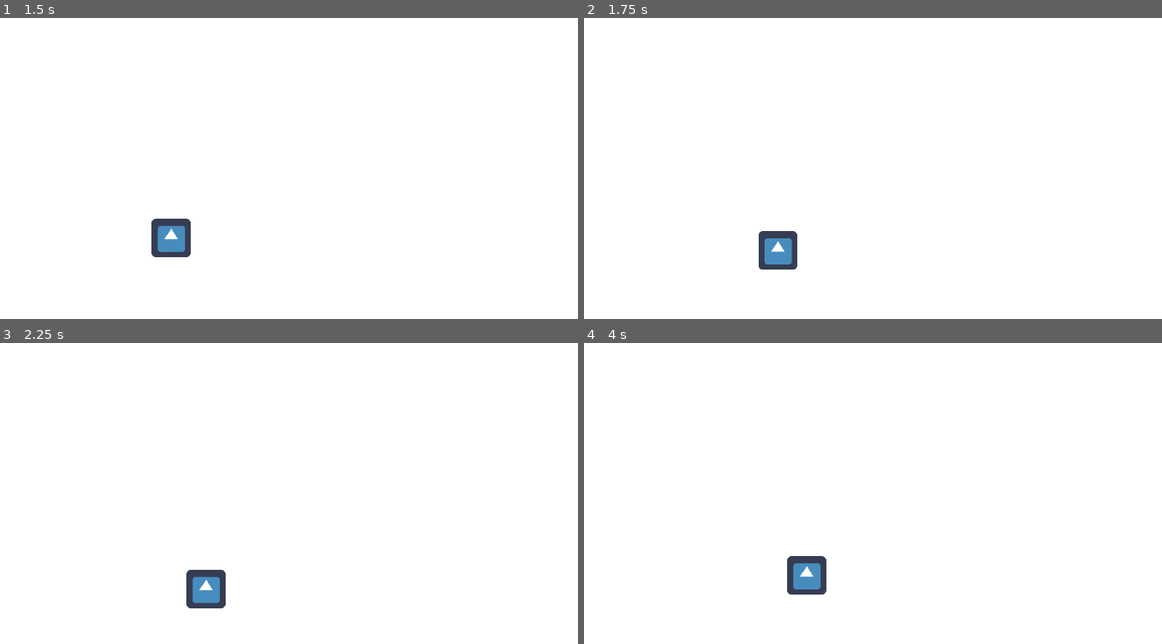
Above: before the commit, frames 1-4 (two rows, left to right).
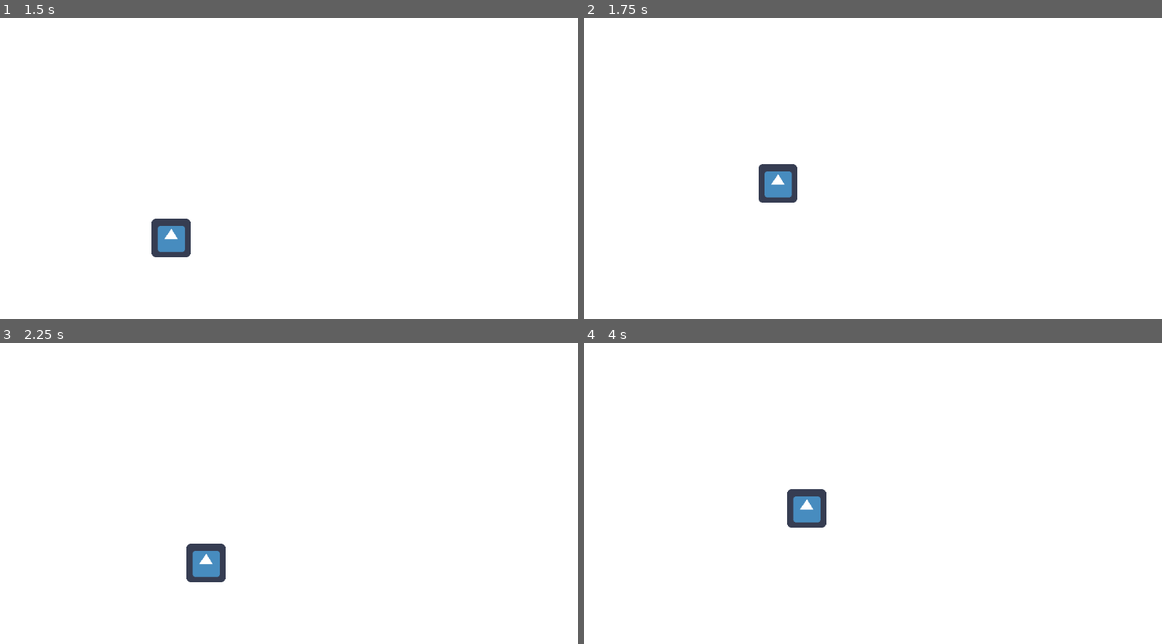
Above: after the commit, the same moments.

Repository: neverix/axolotl-galaxy
Game: Godot game, scene res://scenes/menu.tscn
The game is run twice, just before and just after one commit, with the same random seed, the same clock (stepped at 60 frames per second) and the same inputs. The engine's default icon, where the game draws it, is replaced by a stand-in: a white triangle on a blue panel in a dark square.
Inputs:
- Up to frame 1 (1.5 s): click "play" at 0.5 s; tap Enter at 1.25 s; hold D (right) from 1.28 s (still down); tap Space (jump) at 1.35 s
- Up to frame 2 (1.75 s): keep holding D (right); tap Space (jump) at 1.52 s
- Up to frame 3 (2.25 s): tap Space (jump) at 1.82, 2.1 s; release D (right) at 2.03 s; hold A (left) from 2.03 s (still down)
- Up to frame 4 (4 s): tap Space (jump) at 2.27, 2.57, 2.85, 3.6, 3.77 s; release A (left) at 2.78 s; hold D (right) 2.78-3.53 s; hold Shift (acceleration) from 3.53 s (still down)

Frame 1 is identical in both runs. In frame 2, 1.6% of the frame differs, in the area x 30-37%, y 48-84%; in frame 3, 1.3%; in frame 4, 1.7%, in the area x 35-42%, y 48-84%.

Commit message:
добавил двойные прыжки

Diff:
--- a/scripts/player.gd
+++ b/scripts/player.gd
@@ -12,6 +12,8 @@
 var can_jump = false
 var jump_time = 0.0
 export var max_jump_time = 1.0
+export var air_jumps = 1
+var air_jumps_left = air_jumps
 
 var jumping = false
 var left = false
@@ -43,10 +45,12 @@
 			velocity += gravity_acceleration
 		on_ground = false
 	if jumping:
-		if on_ground:
+		if just_jumped and (on_ground or air_jumps_left > 0):
+			air_jumps_left -= 1
+			if on_ground:
+				air_jumps_left = air_jumps
 			can_jump = true
-			if just_jumped:
-				jump ()
+			jump()
 		if can_jump:
 			jump_time += delta
 		if jump_time > max_jump_time:
@@ -67,7 +71,7 @@
 
 	if not on_ground:
 		pass # $AnimatedSprite.animation = "jump"
-	elif Input.is_action_pressed ("right") or Input.is_action_pressed ("left"):
+	elif right or left:
 		if fast:
 			pass # $AnimatedSprite.animation = "run"
 		else:
